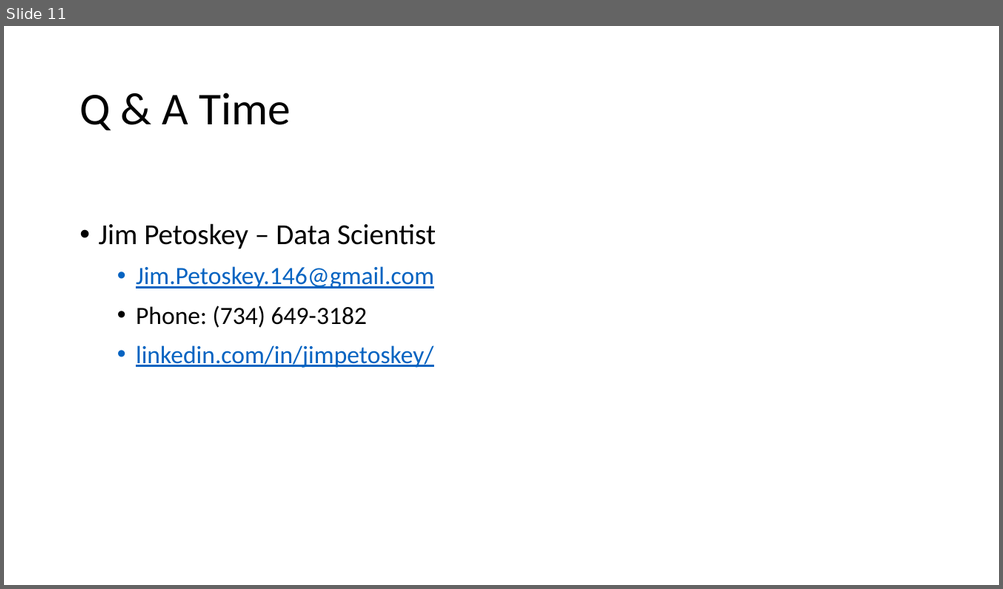
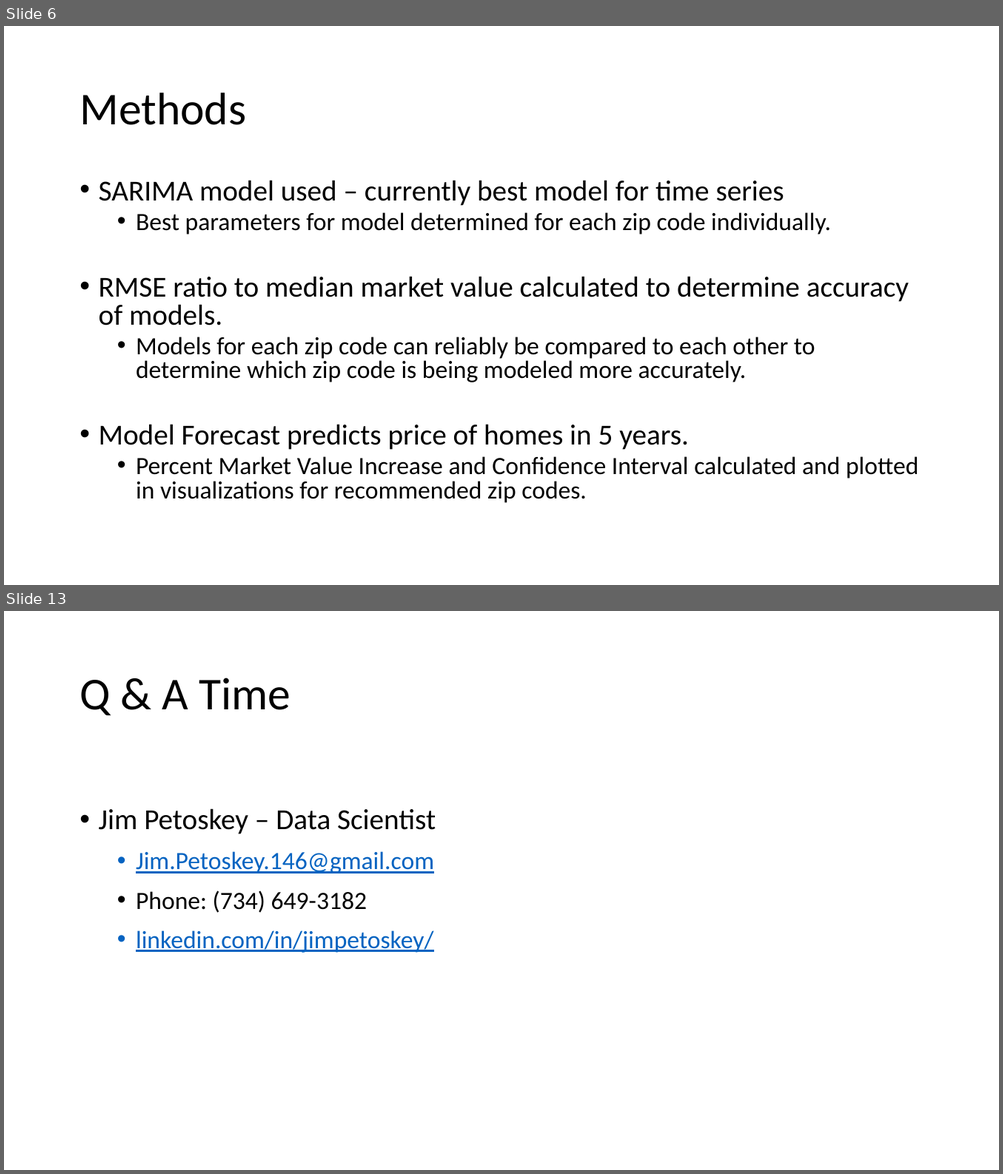
Before and after one commit to jpetoskey/Zillow_Time_Series, a slide deck: Real Estate Investment - Top Zip Codespptx.pptx. Shown one above the other, each under a label of ours: slide 11 before the commit, slides 6 and 13 after it; the slides between them are not shown. The pictures are 1003x589 and 1003x1174 pixels, drawn with LibreOffice and Linux fonts; fonts in the diff are those of the drawing. Boxes give left, top, right and bottom in pixels: in the first picture for what was removed or moved away, otherwise in the second. Text is boxed around its words. In the diff, an @@ line names an element or a change of style, - is before the commit and + after.

```diff
--- a/Real Estate Investment - Top Zip Codespptx.pptx
+++ b/Real Estate Investment - Top Zip Codespptx.pptx
@@ slide 6 added at (x1=4, y1=26, x2=999, y2=585), background #FFFFFF @@
@@ title added at (x1=79, y1=93, x2=246, y2=125), 44 pt, text #000000 @@
+Methods
@@ text added at (x1=99, y1=180, x2=918, y2=503), 24 pt, text #000000 @@
+• SARIMA model used – currently best model for time series
+  • Best parameters for model determined for each zip code individually.
+• RMSE ratio to median market value calculated to determine accuracy of models.
+  • Models for each zip code can reliably be compared to each other to determine which zip code is being modeled more accurately.
+• Model Forecast predicts price of homes in 5 years.
+  • Percent Market Value Increase and Confidence Interval calculated and plotted in visualizations for recommended zip codes.
@@ what was slide 11 is now slide 13 @@
```
Also in this commit, not shown: 5 slides changed, 6 other slides added, 5 slides removed, 2 other files.
